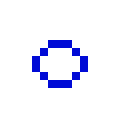
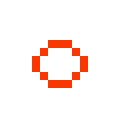
Layers edited between the first and the second 128 × 128 image:
painted on "Layer 1" over 32, 40, 88, 88
